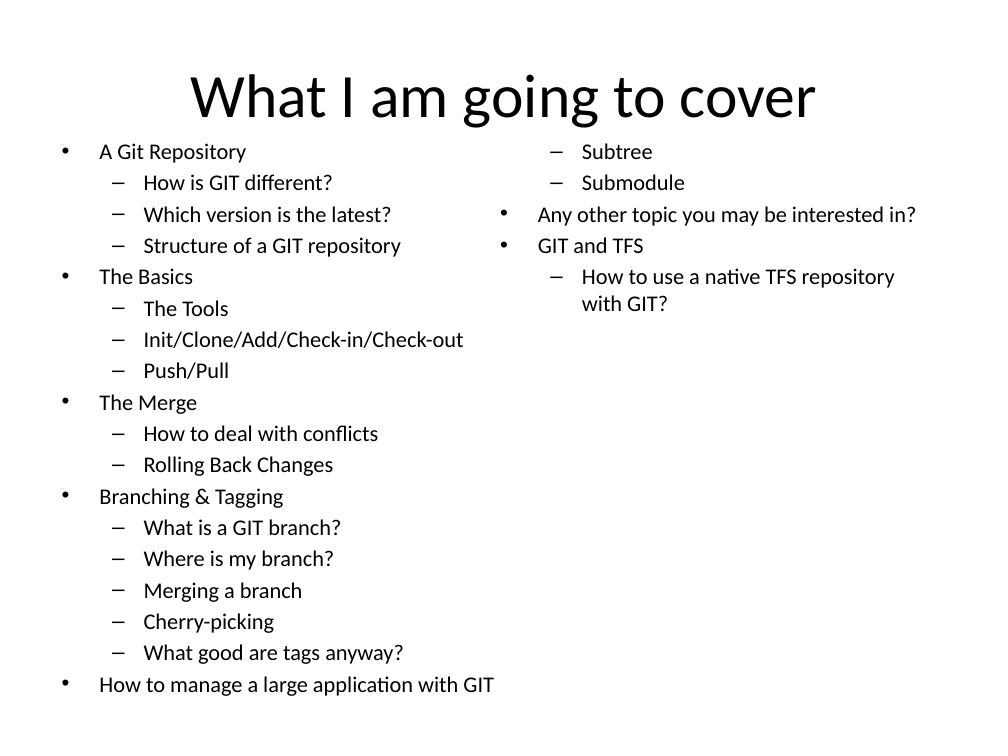
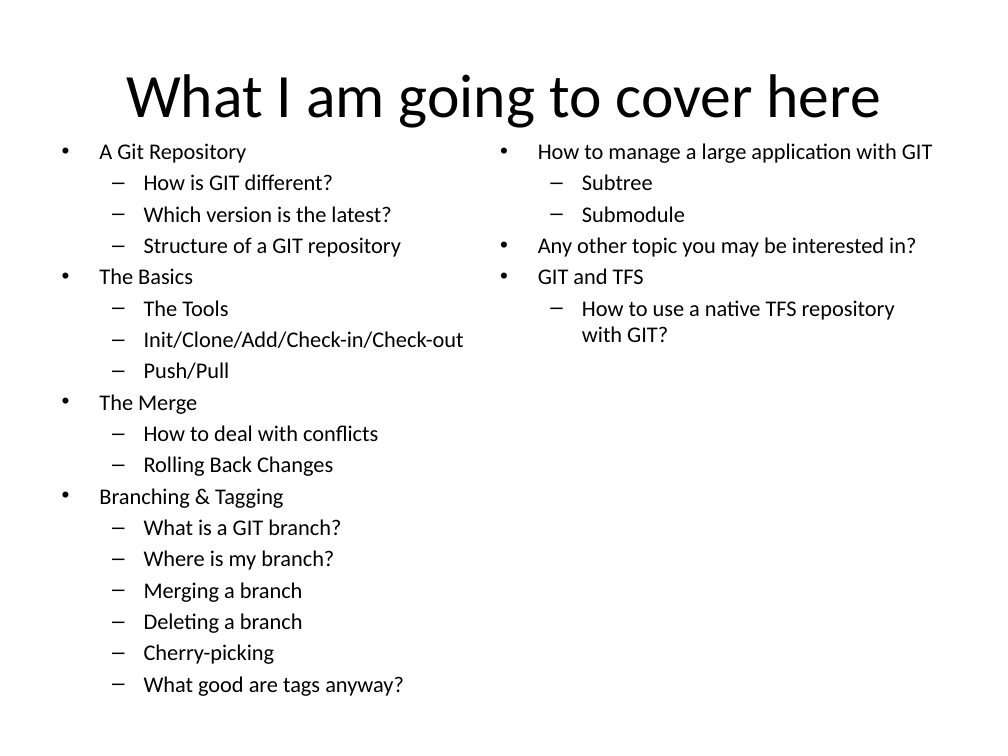
Before and after one commit to kangelov/gitdemo, a slide deck: slide 2 of powerpoint/An Introduction to GIT.pptx. Drawn at 1008x756 pixels with LibreOffice and Linux fonts; fonts in the diff are those of the drawing. Boxes give left, top, right and bottom in pixels: in the first picture for what was removed or moved away, otherwise in the second. Text is boxed around its words. In the diff, an @@ line names an element or a change of style, - is before the commit and + after.

Commit message:
completed section on branching and tagging.

```diff
--- a/powerpoint/An Introduction to GIT.pptx
+++ b/powerpoint/An Introduction to GIT.pptx
@@ title at box(126, 74, 880, 128): text changed @@
-What I am going to cover
+What I am going to cover here
@@ text at box(144, 613, 303, 633): paragraph added @@
+  – Deleting a branch
```
Also in this commit, not shown: 14 other slides changed, 2 slides added.
